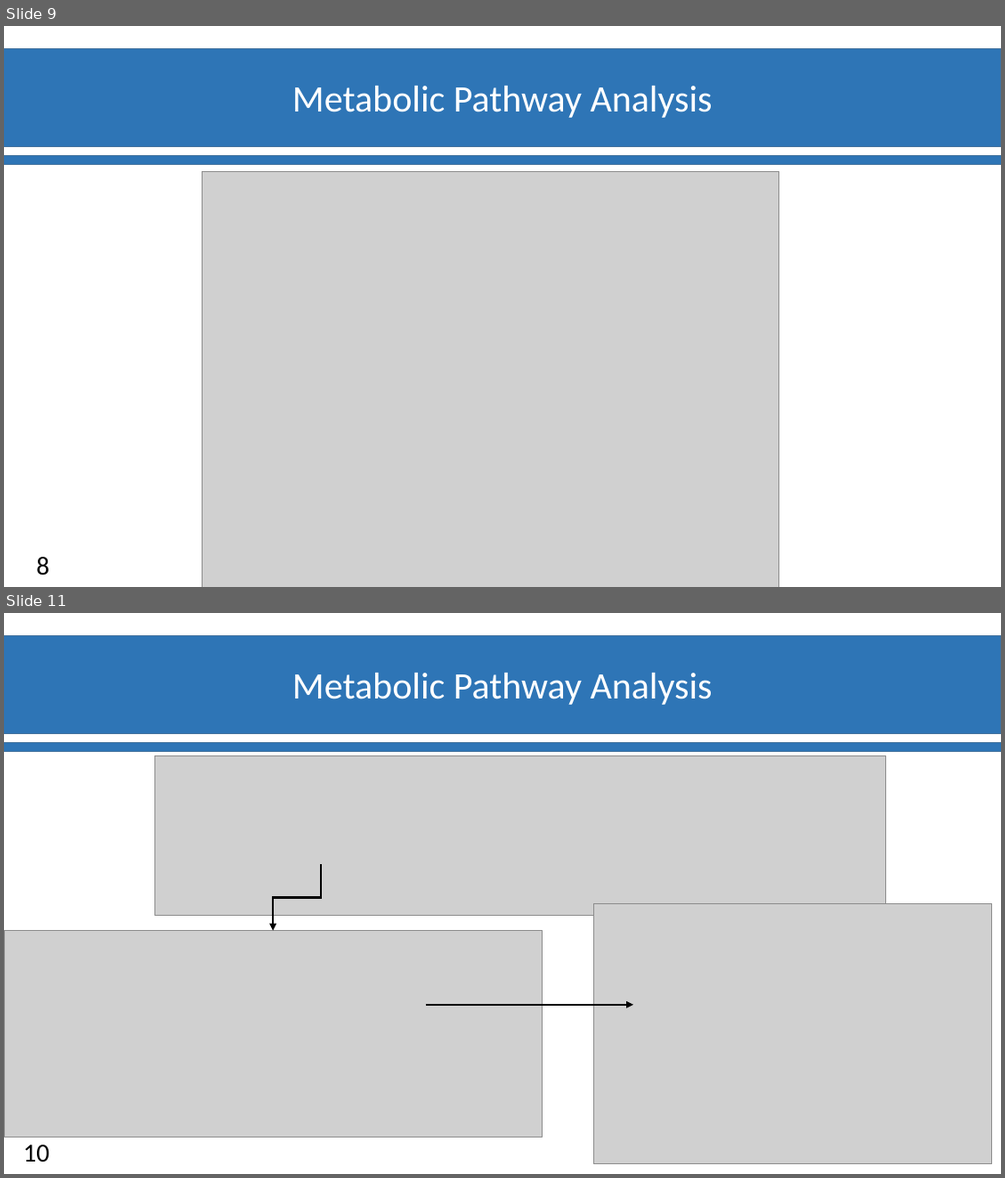
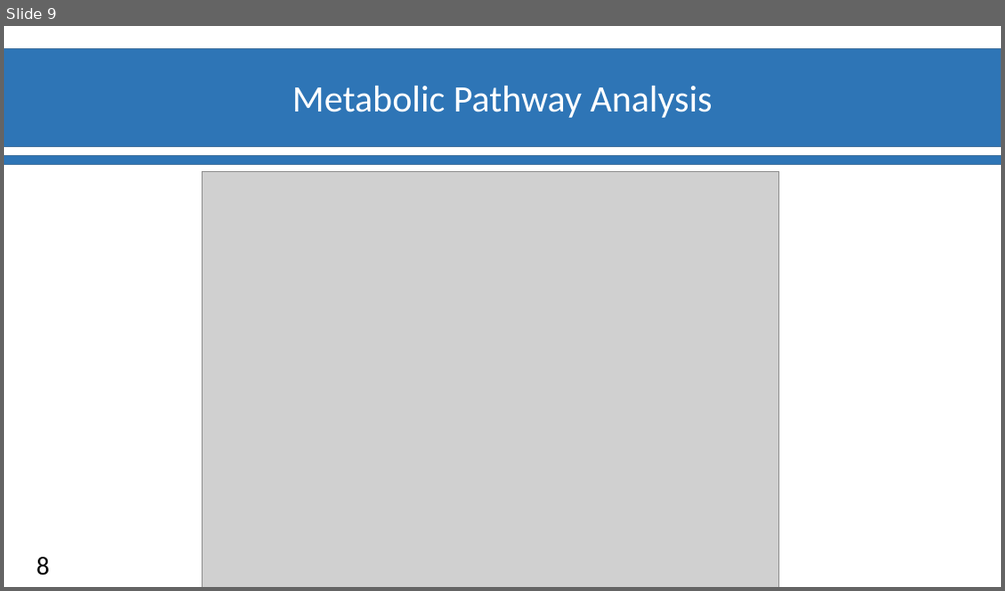
Before and after one commit to Ylefol/projet-INSERM_V5, a slide deck: Slides/Diapos_Suivit_projet.pptx. Shown one above the other, each under a label of ours: slides 9 and 11 before the commit, slide 9 after it; the slides between them are not shown. The pictures are 1005x1178 and 1005x591 pixels, drawn with LibreOffice and Linux fonts; fonts in the diff are those of the drawing; grey boxes stand for pictures; background and template pictures are left out. Boxes give left, top, right and bottom in pixels: in the first picture for what was removed or moved away, otherwise in the second. Text is boxed around its words. In the diff, an @@ line names an element or a change of style, - is before the commit and + after.

```diff
--- a/Slides/Diapos_Suivit_projet.pptx
+++ b/Slides/Diapos_Suivit_projet.pptx
@@ slide 11 removed at box(4, 613, 1001, 1174), background #FFFFFF; not listed: 3 template elements that a slide beside it also shows @@
@@ picture removed at box(155, 755, 886, 916) @@
@@ elbow arrow removed from (321, 864) to (273, 930) @@
@@ picture removed at box(594, 903, 992, 1164) @@
@@ picture removed at box(4, 930, 542, 1136) @@
@@ arrow removed from (426, 1005) to (633, 1005) @@
@@ page number removed at box(24, 1144, 50, 1162) @@
-10
```
Also in this commit, not shown: 2 slides added, 1 other slide removed.
